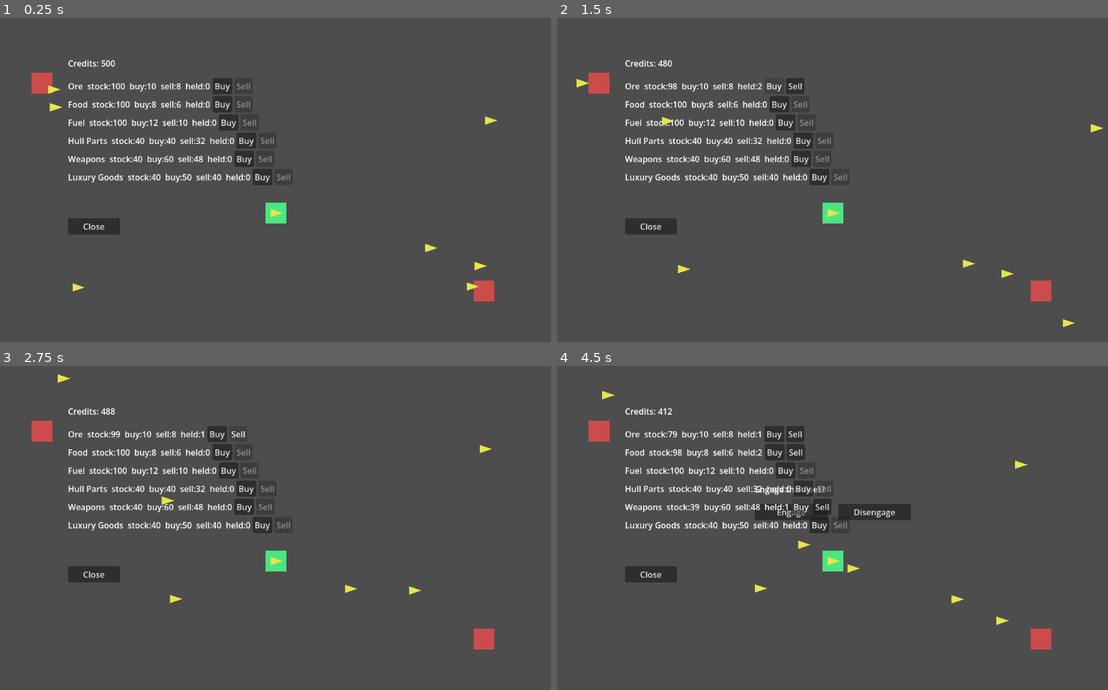
Above: before the commit, frames 1-4 (two rows, left to right).
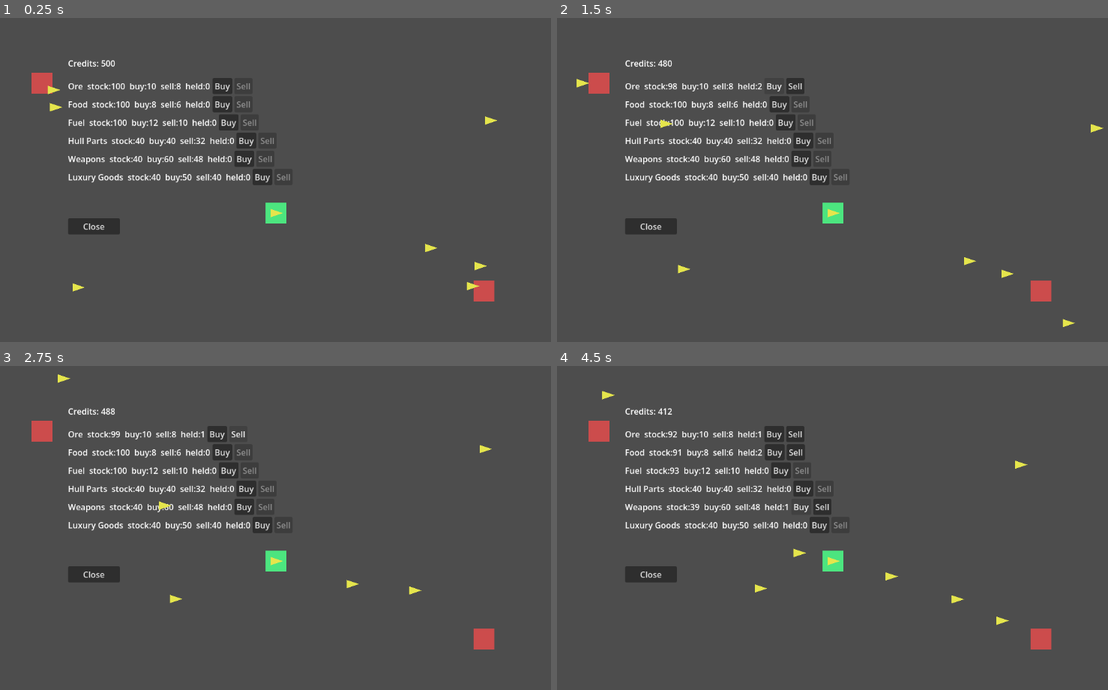
Above: after the commit, the same moments.

Repository: darthlemi/SpaceGame
Game: Godot game, scene res://scenes/campaign/campaign_scene.tscn
Two runs of this game, one before a commit and one after it. Both use one fixed random seed, a clock stepped at 60 frames per second and the inputs below.
Inputs (mouse positions are in pixels of both pictures, inside the frame that each line leads up to):
- Up to frame 1 (0.25 s): no input
- Up to frame 2 (1.5 s): click "Buy" at 0.5 s; click "Buy" at 1.25 s
- Up to frame 3 (2.75 s): click "Sell" at 2 s
- Up to frame 4 (4.5 s): click "Buy" at 2.75 s; click "Buy" at 3.5 s; click (793, 511) at 4.25 s, where only the run before the commit has a clickable "Engage"

The runs differ from the first frame. In frame 1, less than 0.1% of the frame differs, in the area x 8-88%, y 20-85%; in frame 2, less than 0.1%; in frame 3, 0.1%; in frame 4, 1.6%, in the area x 20-65%, y 20-67%.

Commit message:
Fix five final whole-branch-review integration bugs in Trade Routes
- Split cargo loading across ALL qualifying surplus/deficit commodities
  instead of letting the first one greedily consume the whole hold, which
  silently starved Fuel/Food hauling for Dominion.
- Route Dominion's and Freehold's trader haulers to distinct per-faction
  dock points near HomeBase instead of the identical pixel, preventing a
  guaranteed mutual-destruction skirmish.
- Hide the Engage prompt (not just clear _pending_enemy_icon) when the
  overlapping icon departs, so it can't swallow clicks forever.
- Add end-to-end coverage for the CampaignScene -> LootPanel pending_loot_fleet
  wiring seam.
- Add an optional reset_state flag to set_route_endpoints so re-wiring an
  icon's route (e.g. on every return from CombatScene) no longer rewinds an
  in-progress trip.

Co-Authored-By: Claude Sonnet 5 <noreply@anthropic.com>

Diff:
--- a/scripts/campaign/campaign_fleet_icon.gd
+++ b/scripts/campaign/campaign_fleet_icon.gd
@@ -35,10 +35,17 @@
 func set_move_target(target: Vector2) -> void:
 	_move_target = target
 
-func set_route_endpoints(home_pos: Vector2, away_pos: Vector2) -> void:
+func set_route_endpoints(home_pos: Vector2, away_pos: Vector2, reset_state: bool = true) -> void:
 	_home_position = home_pos
 	_spawn_point = away_pos
-	_route_state = TraderBehavior.RouteState.FROM_BASE
+	if reset_state:
+		_route_state = TraderBehavior.RouteState.FROM_BASE
+
+func route_endpoints_match(home_pos: Vector2, away_pos: Vector2) -> bool:
+	return _home_position == home_pos and _spawn_point == away_pos
+
+func route_away_point() -> Vector2:
+	return _spawn_point
 
 func _physics_process(delta: float) -> void:
 	if fleet == null or frozen:
--- a/scripts/campaign/campaign_scene.gd
+++ b/scripts/campaign/campaign_scene.gd
@@ -217,10 +217,14 @@
 			break
 	if faction == null:
 		return
-	if fleet.role == CampaignFleet.Role.TRADER:
-		icon.set_route_endpoints(faction.base_position, HOME_BASE_POSITION)
-	else:
-		icon.set_route_endpoints(faction.base_position, faction.base_position)
+	var away_pos := _dock_point_for(fleet.faction) if fleet.role == CampaignFleet.Role.TRADER else faction.base_position
+	var reset_state := not icon.route_endpoints_match(faction.base_position, away_pos)
+	icon.set_route_endpoints(faction.base_position, away_pos, reset_state)
+
+func _dock_point_for(faction_enum: CampaignFleet.Faction) -> Vector2:
+	if faction_enum == CampaignFleet.Faction.DOMINION:
+		return HOME_BASE_POSITION + Vector2(40, 0)
+	return HOME_BASE_POSITION + Vector2(-40, 0)
 
 func _on_player_area_entered(area: Area2D) -> void:
 	if area is CampaignFleetIcon and area != player_icon and not engage_prompt.visible:
@@ -234,6 +238,7 @@
 func _on_player_area_exited(area: Area2D) -> void:
 	if area == _pending_enemy_icon:
 		_pending_enemy_icon = null
+		engage_prompt.visible = false
 	elif area is HomeBase or area is FactionBase:
 		trade_panel.close()
 
--- a/scripts/campaign/campaign_state.gd
+++ b/scripts/campaign/campaign_state.gd
@@ -243,16 +243,7 @@
 	fleet.cargo = {}
 
 	var net := economy.net_commodities()
-	for commodity in net:
-		if net[commodity] <= 0.0:
-			continue
-		var available: float = economy.stock.get(commodity, 0.0)
-		var space: float = fleet.cargo_capacity() - fleet.cargo_total()
-		var amount: float = min(available, space)
-		if amount <= 0.0:
-			continue
-		economy.stock[commodity] = available - amount
-		fleet.cargo[commodity] = fleet.cargo.get(commodity, 0.0) + amount
+	_load_qualifying_commodities(fleet, net, true, economy.stock)
 
 func _unload_and_load_deficit(fleet: CampaignFleet, economy: BaseEconomy) -> void:
 	for commodity in fleet.cargo:
@@ -263,13 +254,23 @@
 	fleet.cargo = {}
 
 	var net := economy.net_commodities()
+	_load_qualifying_commodities(fleet, net, false, home_base_economy.stock)
+
+func _load_qualifying_commodities(fleet: CampaignFleet, net: Dictionary, positive: bool, stock: Dictionary) -> void:
+	var qualifying: Array = []
 	for commodity in net:
-		if net[commodity] >= 0.0:
-			continue
-		var available: float = home_base_economy.stock.get(commodity, 0.0)
-		var space: float = fleet.cargo_capacity() - fleet.cargo_total()
-		var amount: float = min(available, space)
+		var qualifies: bool = net[commodity] > 0.0 if positive else net[commodity] < 0.0
+		if not qualifies or stock.get(commodity, 0.0) <= 0.0:
+			continue
+		qualifying.append(commodity)
+	if qualifying.is_empty():
+		return
+
+	var share: float = (fleet.cargo_capacity() - fleet.cargo_total()) / qualifying.size()
+	for commodity in qualifying:
+		var available: float = stock.get(commodity, 0.0)
+		var amount: float = min(available, share)
 		if amount <= 0.0:
 			continue
-		home_base_economy.stock[commodity] = available - amount
+		stock[commodity] = available - amount
 		fleet.cargo[commodity] = fleet.cargo.get(commodity, 0.0) + amount
--- a/tests/test_campaign_fleet_icon.gd
+++ b/tests/test_campaign_fleet_icon.gd
@@ -118,4 +118,75 @@
 
 	route_icon.queue_free()
 
+	# set_route_endpoints(reset_state): re-wiring an in-progress route with the
+	# SAME endpoints and reset_state=false (as CampaignScene._ready() does on
+	# every return from CombatScene) must preserve route progress -- a hauler
+	# mid-trip toward home should keep heading home, not get rewound. Passing
+	# reset_state=true (the default, for a genuine initial/role-change config)
+	# at the same mid-trip point DOES rewind it back toward the away point.
+	var preserved_fleet := CampaignFleet.new()
+	preserved_fleet.position = Vector2(100, 0)
+	preserved_fleet.speed = 400.0
+	var preserved_icon: Area2D = CampaignFleetIconScene.instantiate()
+	preserved_icon.behavior_type = preserved_icon.BehaviorType.TRADER
+	preserved_icon.arrival_radius = 10.0
+	tree.root.add_child(preserved_icon)
+	preserved_icon.setup(preserved_fleet, Vector2.ZERO)
+	var preserved_home := Vector2(0, 0)
+	var preserved_away := Vector2(100, 0)
+	preserved_icon.set_route_endpoints(preserved_home, preserved_away)
+	preserved_icon.global_position = preserved_away
+
+	var preserved_arrivals: Array = []
+	preserved_icon.trader_arrived.connect(func(at_home: bool): preserved_arrivals.append(at_home))
+	await tree.physics_frame
+	if preserved_arrivals.size() != 1 or preserved_arrivals[0] != false:
+		failures.append("set_route_endpoints: test setup expected arrival at the away point first, got %s" % [preserved_arrivals])
+
+	# Now mid-trip toward home -- snap to a midpoint, then re-wire with the
+	# SAME endpoints and reset_state=false.
+	preserved_icon.global_position = Vector2(50, 0)
+	preserved_icon.set_route_endpoints(preserved_home, preserved_away, false)
+	for i in 20:
+		await tree.physics_frame
+		if preserved_arrivals.size() >= 2:
+			break
+	if preserved_arrivals.size() < 2 or preserved_arrivals[1] != true:
+		failures.append("set_route_endpoints: expected reset_state=false to preserve in-progress route state (continue home), got %s" % [preserved_arrivals])
+
+	preserved_icon.queue_free()
+
+	var rewound_fleet := CampaignFleet.new()
+	rewound_fleet.position = Vector2(100, 0)
+	rewound_fleet.speed = 400.0
+	var rewound_icon: Area2D = CampaignFleetIconScene.instantiate()
+	rewound_icon.behavior_type = rewound_icon.BehaviorType.TRADER
+	rewound_icon.arrival_radius = 10.0
+	tree.root.add_child(rewound_icon)
+	rewound_icon.setup(rewound_fleet, Vector2.ZERO)
+	var rewound_home := Vector2(0, 0)
+	var rewound_away := Vector2(100, 0)
+	rewound_icon.set_route_endpoints(rewound_home, rewound_away)
+	rewound_icon.global_position = rewound_away
+
+	var rewound_arrivals: Array = []
+	rewound_icon.trader_arrived.connect(func(at_home: bool): rewound_arrivals.append(at_home))
+	await tree.physics_frame
+	if rewound_arrivals.size() != 1 or rewound_arrivals[0] != false:
+		failures.append("set_route_endpoints: test setup expected arrival at the away point first, got %s" % [rewound_arrivals])
+
+	# Mid-trip toward home, but this time re-wire with reset_state=true (the
+	# default) -- route state must rewind, sending it back toward the away
+	# point instead of continuing home.
+	rewound_icon.global_position = Vector2(50, 0)
+	rewound_icon.set_route_endpoints(rewound_home, rewound_away)
+	for i in 20:
+		await tree.physics_frame
+		if rewound_arrivals.size() >= 2:
+			break
+	if rewound_arrivals.size() < 2 or rewound_arrivals[1] != false:
+		failures.append("set_route_endpoints: expected reset_state=true to rewind route state (back to the away point), got %s" % [rewound_arrivals])
+
+	rewound_icon.queue_free()
+
 	return failures
--- a/tests/test_campaign_scene.gd
+++ b/tests/test_campaign_scene.gd
@@ -65,15 +65,17 @@
 		if dominion_power_faction == null:
 			failures.append("expected a DOMINION PowerFaction to look up its base_position")
 		else:
-			# Teleport directly onto the away endpoint (HomeBase) rather than
-			# waiting for the icon to travel there under its own speed -- this
-			# mirrors the teleport-then-wait-a-few-frames pattern used for the
-			# route_icon trader_arrived coverage in test_campaign_fleet_icon.gd.
-			# Arriving at HomeBase triggers trader_arrived(false), which runs
+			# Teleport directly onto the away endpoint (Dominion's dock point
+			# near HomeBase -- not necessarily the exact HOME_BASE_POSITION
+			# pixel, see Fix 2) rather than waiting for the icon to travel
+			# there under its own speed -- this mirrors the
+			# teleport-then-wait-a-few-frames pattern used for the route_icon
+			# trader_arrived coverage in test_campaign_fleet_icon.gd. Arriving
+			# at HomeBase triggers trader_arrived(false), which runs
 			# CampaignState._unload_and_load_deficit: it loads Dominion's
 			# deficit commodities (ORE/FUEL/FOOD) out of home_base_economy.stock
 			# into the fleet's cargo -- not the surplus path.
-			dominion_trader_icon.global_position = scene.HOME_BASE_POSITION
+			dominion_trader_icon.global_position = dominion_trader_icon.route_away_point()
 			for i in 5:
 				await tree.physics_frame
 			if dominion_trader_icon.fleet.cargo_total() <= 0.0:
@@ -242,9 +244,42 @@
 	if not prompt.visible:
 		failures.append("expected EngagePrompt visible after player icon overlaps an enemy icon")
 
+	# Fix 3 coverage: departing the overlap must hide the Engage prompt, not
+	# just clear _pending_enemy_icon -- otherwise the prompt stays visible
+	# forever (and can swallow clicks) after the first overlapping icon
+	# (e.g. a faction hauler docking near HomeBase) moves on.
+	scene.player_icon.global_position = Vector2(-7000, -7000)
+	for i in 5:
+		await tree.physics_frame
+	if prompt.visible:
+		failures.append("expected EngagePrompt to hide after the overlapping icon departs")
+	if scene._pending_enemy_icon != null:
+		failures.append("expected _pending_enemy_icon cleared after the overlapping icon departs")
+
+	# Re-establish the overlap so the Engage-button assertion below still
+	# has a valid pending target.
+	scene.player_icon.global_position = target_icon.global_position
+	for i in 5:
+		await tree.physics_frame
+	if not prompt.visible:
+		failures.append("expected EngagePrompt visible again after re-overlapping the enemy icon")
+
 	prompt.get_node("EngageButton").pressed.emit()
 	if campaign_state.active_enemy_fleet != target_icon.fleet:
 		failures.append("expected Engage button to call CampaignState.start_engagement with the overlapped fleet")
+
+	# Fix 2 coverage: Dominion's and Freehold's TRADER-role haulers must be
+	# routed to distinct dock points near HomeBase, not the identical pixel --
+	# otherwise their arrival_radius (10) and icon collision radius (24)
+	# guarantee an overlap, triggering a hostile skirmish between two
+	# haulers that should never fight each other.
+	if dominion_trader_icon != null and freehold_trader_icon != null:
+		var dominion_dock := dominion_trader_icon.route_away_point()
+		var freehold_dock := freehold_trader_icon.route_away_point()
+		if dominion_dock == freehold_dock:
+			failures.append("expected Dominion's and Freehold's trader haulers to dock at distinct points near HomeBase")
+		elif dominion_dock.distance_to(freehold_dock) < 60.0:
+			failures.append("expected the two factions' dock points to be far enough apart to avoid mutual collision, got distance=%s" % dominion_dock.distance_to(freehold_dock))
 
 	campaign_state.reset()
 	scene.queue_free()
@@ -270,4 +305,28 @@
 			leaked_scene.queue_free()
 			await tree.process_frame
 
+	# Fix 4 coverage: CampaignScene._ready()'s loot-panel wiring -- when
+	# CampaignState.pending_loot_fleet is set before the scene loads, _ready()
+	# must open the LootPanel for it and clear the pending flag. Existing
+	# tests cover LootPanel.open_for and CampaignState.pending_loot_fleet in
+	# isolation, but not this specific wiring seam between them.
+	campaign_state.reset()
+	var loot_fleet := CampaignFleet.new()
+	loot_fleet.faction = CampaignFleet.Faction.DOMINION
+	loot_fleet.ship_compositions = [{"max_hp": 100.0, "current_hp": 0.0, "max_shield": 50.0, "current_shield": 0.0}]
+	loot_fleet.cargo = {Commodity.Type.ORE: 5.0}
+	campaign_state.pending_loot_fleet = loot_fleet
+
+	var loot_scene: Node2D = CampaignSceneScene.instantiate()
+	tree.root.add_child(loot_scene)
+	await tree.process_frame
+
+	if not loot_scene.loot_panel.visible:
+		failures.append("expected CampaignScene._ready() to open the LootPanel for a pending_loot_fleet set before the scene loaded")
+	if campaign_state.pending_loot_fleet != null:
+		failures.append("expected CampaignScene._ready() to clear pending_loot_fleet after opening the LootPanel for it")
+
+	campaign_state.reset()
+	loot_scene.queue_free()
+
 	return failures
--- a/tests/test_campaign_state.gd
+++ b/tests/test_campaign_state.gd
@@ -215,6 +215,65 @@
 	trade_route_state.run_npc_trade_for_fleet(deficit_hauler, false)
 	if deficit_hauler.cargo.get(Commodity.Type.ORE, 0.0) <= 0.0:
 		failures.append("run_npc_trade_for_fleet: expected Dominion's hauler to load Ore (a deficit commodity) from home_base_economy.stock")
+
+	# run_npc_trade_for_fleet: when cargo capacity is NOT enough to cover
+	# every deficit commodity, the available space must be split across all
+	# qualifying commodities, not raced for by whichever one net_commodities()
+	# happens to enumerate first. Dominion's industrial+population slots net
+	# WEAPONS +2, ORE -3, FUEL -2, FOOD -4 -- a single-ship hauler (capacity
+	# 20) arriving at a HomeBase stocked well above capacity in all three must
+	# come away with more than just Ore, including Fuel (the exact gap this
+	# milestone's refinery exists to close).
+	var split_deficit_state := CampaignState.new()
+	var split_deficit_faction := PowerFaction.new()
+	split_deficit_faction.faction_enum = CampaignFleet.Faction.DOMINION
+	split_deficit_faction.economy = BaseEconomy.new()
+	split_deficit_faction.economy.slots = [EconomyRole.industrial(), EconomyRole.population()]
+	split_deficit_state.factions = [split_deficit_faction]
+	split_deficit_state.home_base_economy = BaseEconomy.new()
+	split_deficit_state.home_base_economy.stock = {
+		Commodity.Type.ORE: 100.0,
+		Commodity.Type.FUEL: 100.0,
+		Commodity.Type.FOOD: 100.0,
+	}
+	var split_deficit_hauler := CampaignFleet.new()
+	split_deficit_hauler.faction = CampaignFleet.Faction.DOMINION
+	split_deficit_hauler.role = CampaignFleet.Role.TRADER
+	split_deficit_hauler.ship_compositions = [{"max_hp": 100.0, "current_hp": 100.0, "max_shield": 50.0, "current_shield": 50.0}]
+
+	split_deficit_state.run_npc_trade_for_fleet(split_deficit_hauler, false)
+	var split_deficit_commodities_loaded := 0
+	for commodity in [Commodity.Type.ORE, Commodity.Type.FUEL, Commodity.Type.FOOD]:
+		if split_deficit_hauler.cargo.get(commodity, 0.0) > 0.0:
+			split_deficit_commodities_loaded += 1
+	if split_deficit_commodities_loaded <= 1:
+		failures.append("run_npc_trade_for_fleet: expected cargo space to be split across all deficit commodities, not just one, got cargo=%s" % split_deficit_hauler.cargo)
+	if split_deficit_hauler.cargo.get(Commodity.Type.FUEL, 0.0) <= 0.0:
+		failures.append("run_npc_trade_for_fleet: expected Fuel (a deficit commodity) to actually be picked up, not starved by a greedy first commodity")
+
+	# Symmetric case on the export side: a faction with multiple surplus
+	# commodities and capacity too small to carry all of them fully should
+	# still load more than one distinct commodity.
+	var split_surplus_state := CampaignState.new()
+	var split_surplus_faction := PowerFaction.new()
+	split_surplus_faction.faction_enum = CampaignFleet.Faction.FREEHOLD
+	split_surplus_faction.economy = BaseEconomy.new()
+	split_surplus_faction.economy.slots = [EconomyRole.mining(), EconomyRole.agriculture()]
+	split_surplus_faction.economy.stock = {Commodity.Type.ORE: 50.0, Commodity.Type.FOOD: 50.0}
+	split_surplus_state.factions = [split_surplus_faction]
+	split_surplus_state.home_base_economy = BaseEconomy.new()
+	var split_surplus_hauler := CampaignFleet.new()
+	split_surplus_hauler.faction = CampaignFleet.Faction.FREEHOLD
+	split_surplus_hauler.role = CampaignFleet.Role.TRADER
+	split_surplus_hauler.ship_compositions = [{"max_hp": 100.0, "current_hp": 100.0, "max_shield": 50.0, "current_shield": 50.0}]
+
+	split_surplus_state.run_npc_trade_for_fleet(split_surplus_hauler, true)
+	var split_surplus_commodities_loaded := 0
+	for commodity in [Commodity.Type.ORE, Commodity.Type.FOOD]:
+		if split_surplus_hauler.cargo.get(commodity, 0.0) > 0.0:
+			split_surplus_commodities_loaded += 1
+	if split_surplus_commodities_loaded <= 1:
+		failures.append("run_npc_trade_for_fleet: expected cargo space to be split across all surplus commodities, not just one, got cargo=%s" % split_surplus_hauler.cargo)
 
 	# No-op cases: unknown faction, null economy, null home_base_economy.
 	var orphan_hauler := CampaignFleet.new()
